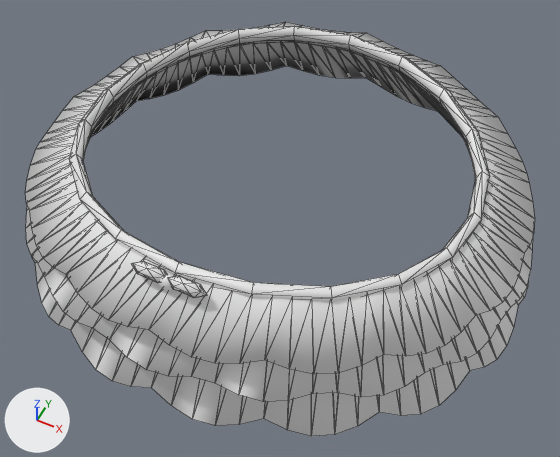
The OBJ model tools/make_wear4/art/export/tutu_pink.obj as it was, and as the next commit left it.
One viewpoint serves both versions: a camera (50 mm lens) standing at (0.663, -1.311, 1.349) and looking at (0.049, -0.082, -0.187). Every picture has the same lights, and +X, +Y and +Z are marked at lower left. The older version comes first. Mesh edges are drawn as thin lines on the coarser meshes. Where no turn or scale is listed for an object, it has been applied to the vertices. Vertices at exactly the same position are counted once.

Objects in the first picture: 'layer0', 'layer1', 'layer2', 'waistband' and 3 more.
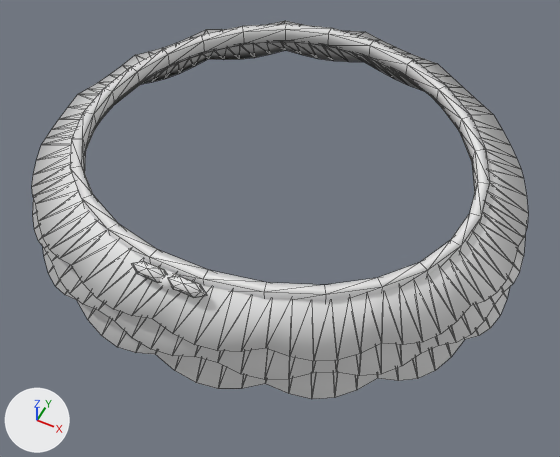
Pixel boxes [x1, y1, x2, y2] of what changed, in the pictures (560 x 457 px):
'layer0', reshaped
    before: [25, 22, 535, 374]
    after: [32, 21, 528, 361]
'layer2', reshaped (10% shorter)
    before: [32, 40, 528, 436]
    after: [43, 41, 510, 399]
'layer1', reshaped (8% shorter)
    before: [26, 205, 533, 402]
    after: [33, 199, 525, 380]
'waistband', reshaped
    before: [69, 26, 490, 302]
    after: [70, 23, 490, 302]

The change in detail:
me_layer0 is used by ob_layer0; location (0.0, 0.0, 0.0).
me_layer0 had 240 vertices, 320 faces and spanned x -0.657..0.657, y -0.608..0.608, z -0.08..0.044.
me_layer0 now has 240 vertices, 320 faces and spans x -0.637..0.637, y -0.589..0.589, z -0.063..0.044.
me_layer0 part 1: 80 of 240 vertices moved; they spanned x -0.657..0.657, y -0.608..0.608, z -0.08..-0.01 and now span x -0.637..0.637, y -0.589..0.589, z -0.063..0.006; mean shift (0.0, 0.0, 0.016); largest move (-0.536, 0.361, -0.066) -> (-0.521, 0.348, -0.049).
me_layer1 is used by ob_layer1; location (0.0, 0.0, 0.0).
me_layer1 had 240 vertices, 320 faces and spanned x -0.684..0.684, y -0.636..0.636, z -0.165..0.032.
me_layer1 now has 240 vertices, 320 faces and spans x -0.656..0.656, y -0.608..0.608, z -0.123..0.032.
me_layer1 part 2: 80 of 240 vertices moved; they spanned x -0.684..0.684, y -0.636..0.636, z -0.165..-0.097 and now span x -0.656..0.656, y -0.608..0.608, z -0.123..-0.058; mean shift (0.0, 0.0, 0.041); largest move (0.631, -0.245, -0.159) -> (0.606, -0.233, -0.117).
me_layer2 is used by ob_layer2; location (0.0, 0.0, 0.0).
me_layer2 had 240 vertices, 320 faces and spanned x -0.688..0.688, y -0.643..0.643, z -0.284..0.02.
me_layer2 now has 240 vertices, 320 faces and spans x -0.65..0.65, y -0.604..0.604, z -0.19..0.02.
me_layer2 part 3: 80 of 240 vertices moved; they spanned x -0.688..0.688, y -0.643..0.643, z -0.284..-0.198 and now span x -0.65..0.65, y -0.604..0.604, z -0.19..-0.112; mean shift (0.0, 0.0, 0.092); largest move (0.688, -0.103, -0.284) -> (0.649, -0.096, -0.19).
me_waistband is used by ob_waistband; location (0.0, 0.0, 0.0).
me_waistband had 100 vertices, 200 faces and spanned x -0.535..0.535, y -0.487..0.487, z -0.032..0.066.
me_waistband now has 104 vertices, 208 faces and spans x -0.533..0.533, y -0.481..0.481, z -0.028..0.061.
me_waistband part 4: the whole mesh is rebuilt.
